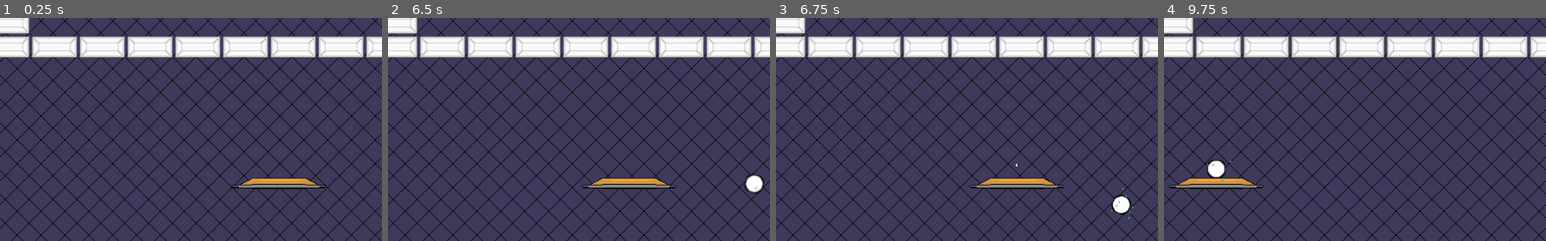
Above: before the commit, frames 1-4 (left to right).
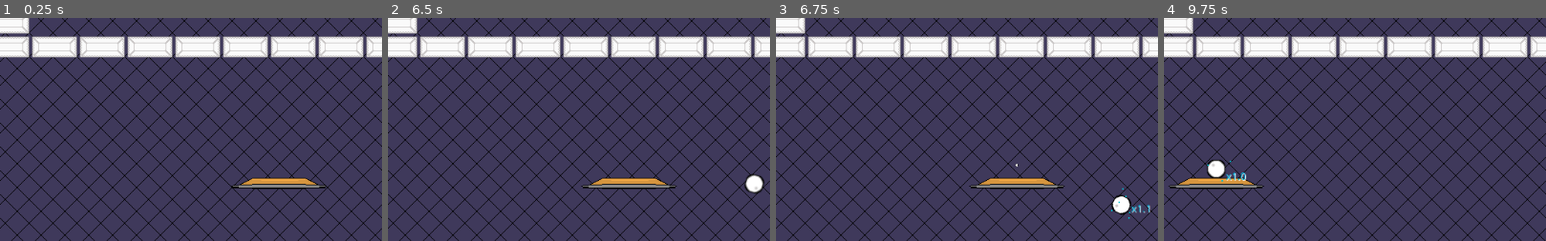
Above: after the commit, the same moments.

Repository: Anatolij-Grigorjev/Breakout4Godot
Game: Godot game, scene res://BreakoutGame.tscn
Two runs of this game, one before a commit and one after it. Both use one fixed random seed, a clock stepped at 60 frames per second and the inputs below.
Inputs (mouse positions are % of the whole screen's width and height, from its top left):
- Up to frame 1 (0.25 s): no input
- Up to frame 2 (6.5 s): tap Enter (ui_accept) at 0.5, 0.77, 2, 3.5, 3.77 s; move the mouse to (72, 45) at 0.52 s; hold Right (paddle_right) 0.53-1.25 s; tap Space (paddle_launch_ball) at 0.6, 3.6 s; click (72, 45) at 0.67 s; drag from (30, 55) to (45, 70) at 1.27 s; move the mouse to (60, 28) at 2.02 s; hold Right (paddle_right) 2.03-2.75 s; tap Alt at 2.1, 5.1 s; drag from (45, 70) to (20, 35) at 2.77 s; move the mouse to (80, 65) at 3.52 s; hold Left (paddle_left) 3.53-4.25 s; drag from (20, 35) to (35, 25) at 4.27 s; move the mouse to (55, 50) at 5.02 s; hold Left (paddle_left) 5.03-5.75 s; click (55, 50) at 5.17 s; drag from (35, 25) to (30, 55) at 5.77 s
- Up to frame 3 (6.75 s): move the mouse to (72, 45) at 6.52 s; hold Up (paddle_ball_speedup) from 6.53 s (still down); tap Space (paddle_launch_ball) at 6.6 s
- Up to frame 4 (9.75 s): tap Enter (ui_accept) at 6.77, 8, 9.5 s; release Up (paddle_ball_speedup) at 7.25 s; drag from (30, 55) to (45, 70) at 7.27 s; move the mouse to (60, 28) at 8.02 s; hold Left (paddle_left) 8.03-8.75 s; tap Alt at 8.1 s; drag from (45, 70) to (20, 35) at 8.77 s; move the mouse to (80, 65) at 9.52 s; hold Up (paddle_ball_speedup) from 9.53 s (still down); tap Space (paddle_launch_ball) at 9.6 s; click (80, 65) at 9.67 s
The pictures show only the part of the screen within x 13-63%, y 50-100%; the shares and areas given below are measured in that part.

Frames 1-2 are identical in both runs. In frame 3, less than 0.1% of the frame differs, in the area x 93-98%, y 83-88%; in frame 4, 0.1%, in the area x 16-22%, y 69-74%.

Commit message:
show ball speedup coef when increasing

Diff:
--- a/game/ball/Ball.gd
+++ b/game/ball/Ball.gd
@@ -8,9 +8,10 @@
 onready var glow_anim: AnimationPlayer = $GlowAnimationPlayer
 onready var sprite: Sprite = $Sprite
 onready var hit_ball_sparks: ParticlesBattery = $ParticlesBattery
+onready var coef_label: Label = $Label
 
 export(float) var bounceSpeedupCoef: float = 1.1
-export(float) var maxSpeedCoef: float = 10.0
+export(float) var maxSpeedCoef: float = 3.0
 
 export(float) var baseSpeed: float = 145
 export(float) var baseSpinDegrees: float = 360.0
@@ -67,12 +68,17 @@
 func glow():
 	glow_anim.play("glow")
 	$CPUParticles2D.emitting = true
+	coef_label.visible = true
+	coef_label.get_node("AnimationPlayer").play("raising")
 
 
 func stop_glowing():
 	glow_anim.stop()
 	$CPUParticles2D.emitting = false
 	$Sprite/GlowFX.material.set_shader_param("outline_width", 0.0)
+	coef_label.get_node("AnimationPlayer").stop()
+	yield(get_tree().create_timer(1.2), "timeout")
+	coef_label.visible = false
 
 
 func _set_current_speed_and_broadcast(new_speed_val: float):
@@ -80,6 +86,7 @@
 		return
 	currentSpeed = new_speed_val
 	var high_speed_prc = currentSpeedupCoef()
+	coef_label.text = "x%.1f" % high_speed_prc
 	sprite.material.set_shader_param("radius", max(0.0, high_speed_prc))
 	emit_signal("ball_speed_changed", self)
 
--- a/game/ball/Ball.tscn
+++ b/game/ball/Ball.tscn
@@ -178,6 +178,85 @@
 "transitions": PoolRealArray( 1 ),
 "update": 0,
 "values": [ 0.0 ]
+}
+
+[sub_resource type="Animation" id=13]
+length = 0.001
+tracks/0/type = "value"
+tracks/0/path = NodePath(".:rect_position")
+tracks/0/interp = 1
+tracks/0/loop_wrap = true
+tracks/0/imported = false
+tracks/0/enabled = true
+tracks/0/keys = {
+"times": PoolRealArray( 0 ),
+"transitions": PoolRealArray( 1 ),
+"update": 0,
+"values": [ Vector2( 0, -25 ) ]
+}
+tracks/1/type = "value"
+tracks/1/path = NodePath(".:custom_colors/font_color")
+tracks/1/interp = 1
+tracks/1/loop_wrap = true
+tracks/1/imported = false
+tracks/1/enabled = true
+tracks/1/keys = {
+"times": PoolRealArray( 0 ),
+"transitions": PoolRealArray( 1 ),
+"update": 0,
+"values": [ Color( 0, 0.768627, 0.960784, 1 ) ]
+}
+tracks/2/type = "value"
+tracks/2/path = NodePath(".:custom_colors/font_color_shadow")
+tracks/2/interp = 1
+tracks/2/loop_wrap = true
+tracks/2/imported = false
+tracks/2/enabled = true
+tracks/2/keys = {
+"times": PoolRealArray( 0 ),
+"transitions": PoolRealArray( 1 ),
+"update": 0,
+"values": [ Color( 1, 1, 1, 1 ) ]
+}
+
+[sub_resource type="Animation" id=12]
+resource_name = "raising"
+loop = true
+tracks/0/type = "value"
+tracks/0/path = NodePath(".:rect_position")
+tracks/0/interp = 1
+tracks/0/loop_wrap = true
+tracks/0/imported = false
+tracks/0/enabled = true
+tracks/0/keys = {
+"times": PoolRealArray( 0, 1 ),
+"transitions": PoolRealArray( 1, 1 ),
+"update": 0,
+"values": [ Vector2( 0, 5 ), Vector2( 0, -25 ) ]
+}
+tracks/1/type = "value"
+tracks/1/path = NodePath(".:custom_colors/font_color")
+tracks/1/interp = 1
+tracks/1/loop_wrap = true
+tracks/1/imported = false
+tracks/1/enabled = true
+tracks/1/keys = {
+"times": PoolRealArray( 0 ),
+"transitions": PoolRealArray( 1 ),
+"update": 0,
+"values": [ Color( 0, 0.768627, 0.960784, 1 ) ]
+}
+tracks/2/type = "value"
+tracks/2/path = NodePath(".:custom_colors/font_color_shadow")
+tracks/2/interp = 1
+tracks/2/loop_wrap = true
+tracks/2/imported = false
+tracks/2/enabled = true
+tracks/2/keys = {
+"times": PoolRealArray( 0 ),
+"transitions": PoolRealArray( 1 ),
+"update": 0,
+"values": [ Color( 1, 1, 1, 1 ) ]
 }
 
 [sub_resource type="Animation" id=7]
@@ -248,10 +327,20 @@
 next/hit-squish = "bounce-strech"
 
 [node name="Label" type="Label" parent="."]
-margin_left = -14.0
+visible = false
 margin_top = -25.0
-margin_right = 26.0
+margin_right = 40.0
 margin_bottom = -11.0
+custom_colors/font_color = Color( 0, 0.768627, 0.960784, 1 )
+custom_colors/font_outline_modulate = Color( 1, 1, 1, 1 )
+custom_colors/font_color_shadow = Color( 1, 1, 1, 1 )
+text = "x5.0"
+align = 2
+valign = 1
+
+[node name="AnimationPlayer" type="AnimationPlayer" parent="Label"]
+anims/RESET = SubResource( 13 )
+anims/raising = SubResource( 12 )
 
 [node name="GlowAnimationPlayer" type="AnimationPlayer" parent="."]
 anims/glow = SubResource( 7 )
Not shown: 1 places in game/ball/Ball.tscn that only renumber resources
